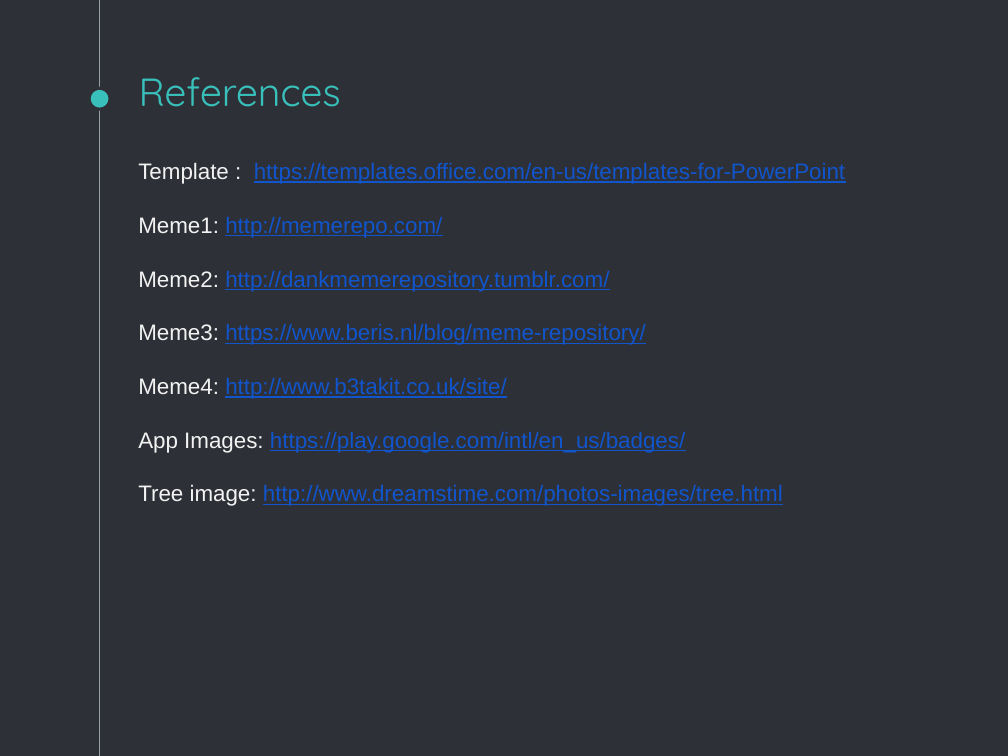
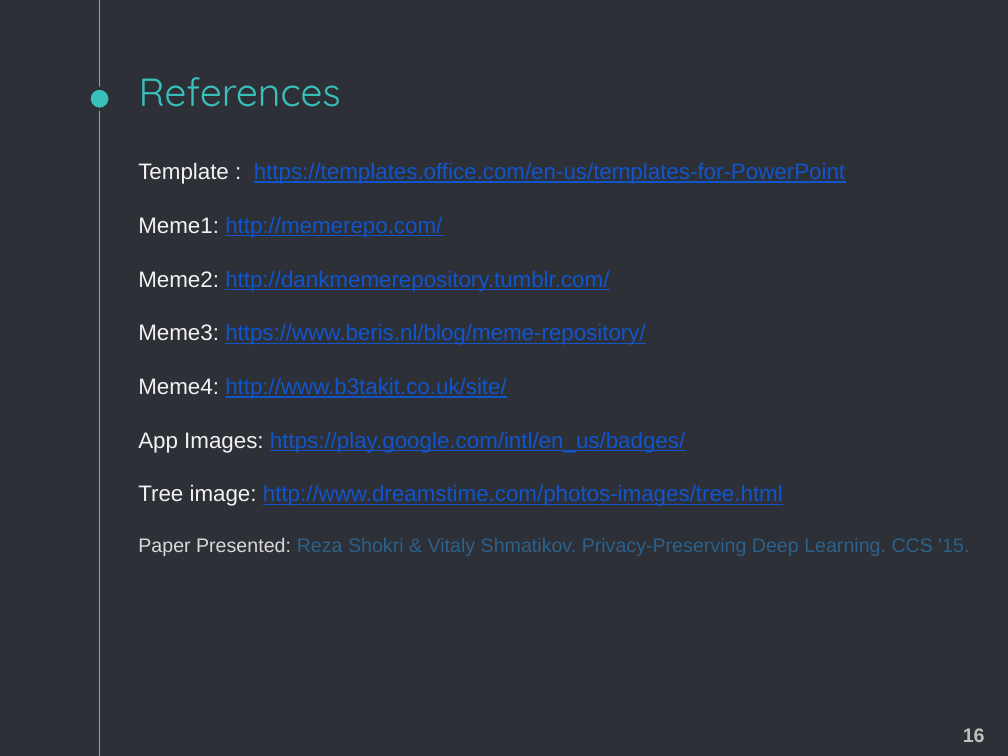
Before and after one commit to vaibhav90/Reading_Exam, a slide deck: slide 18 of ppt_reading_exam.pptx. Drawn at 1008x756 pixels with LibreOffice and Linux fonts; fonts in the diff are those of the drawing. Boxes give left, top, right and bottom in pixels: in the first picture for what was removed or moved away, otherwise in the second. Text is boxed around its words. In the diff, an @@ line names an element or a change of style, - is before the commit and + after.

```diff
--- a/ppt_reading_exam.pptx
+++ b/ppt_reading_exam.pptx
@@ text at [138, 538, 969, 556]: paragraph added @@
+Paper Presented: Reza Shokri & Vitaly Shmatikov. Privacy-Preserving Deep Learning. CCS '15.
@@ text added at [963, 728, 985, 742], 14 pt, text #BFBFBF, bold @@
+16
```
Also in this commit, not shown: 17 other slides changed.
